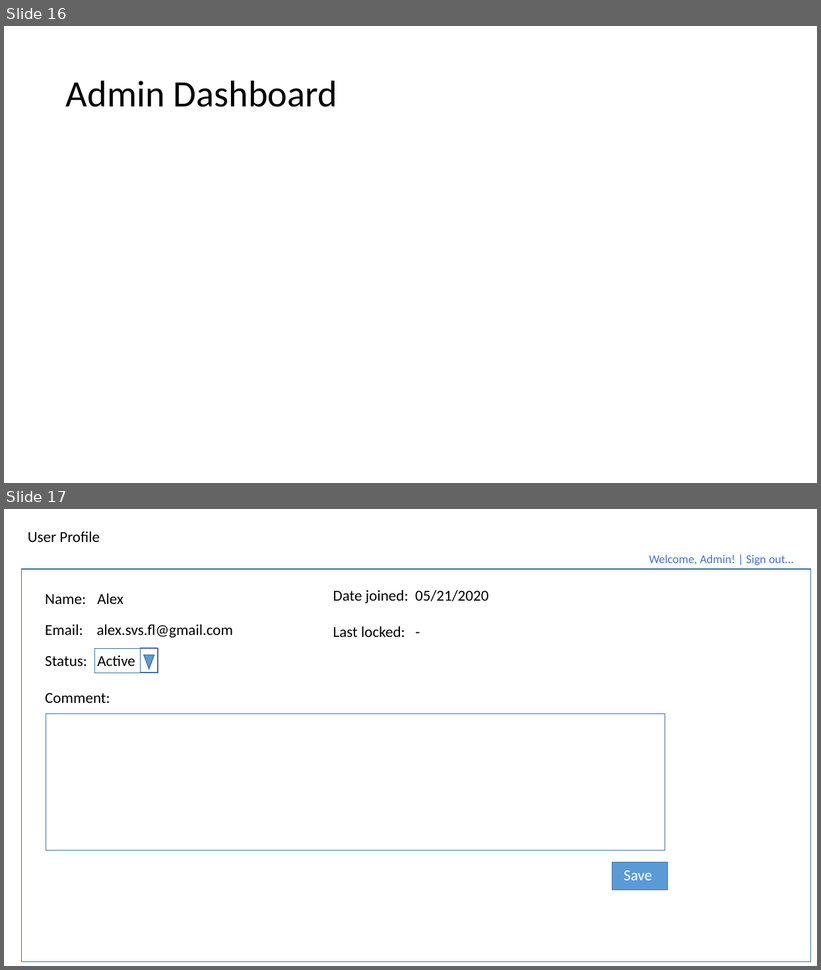
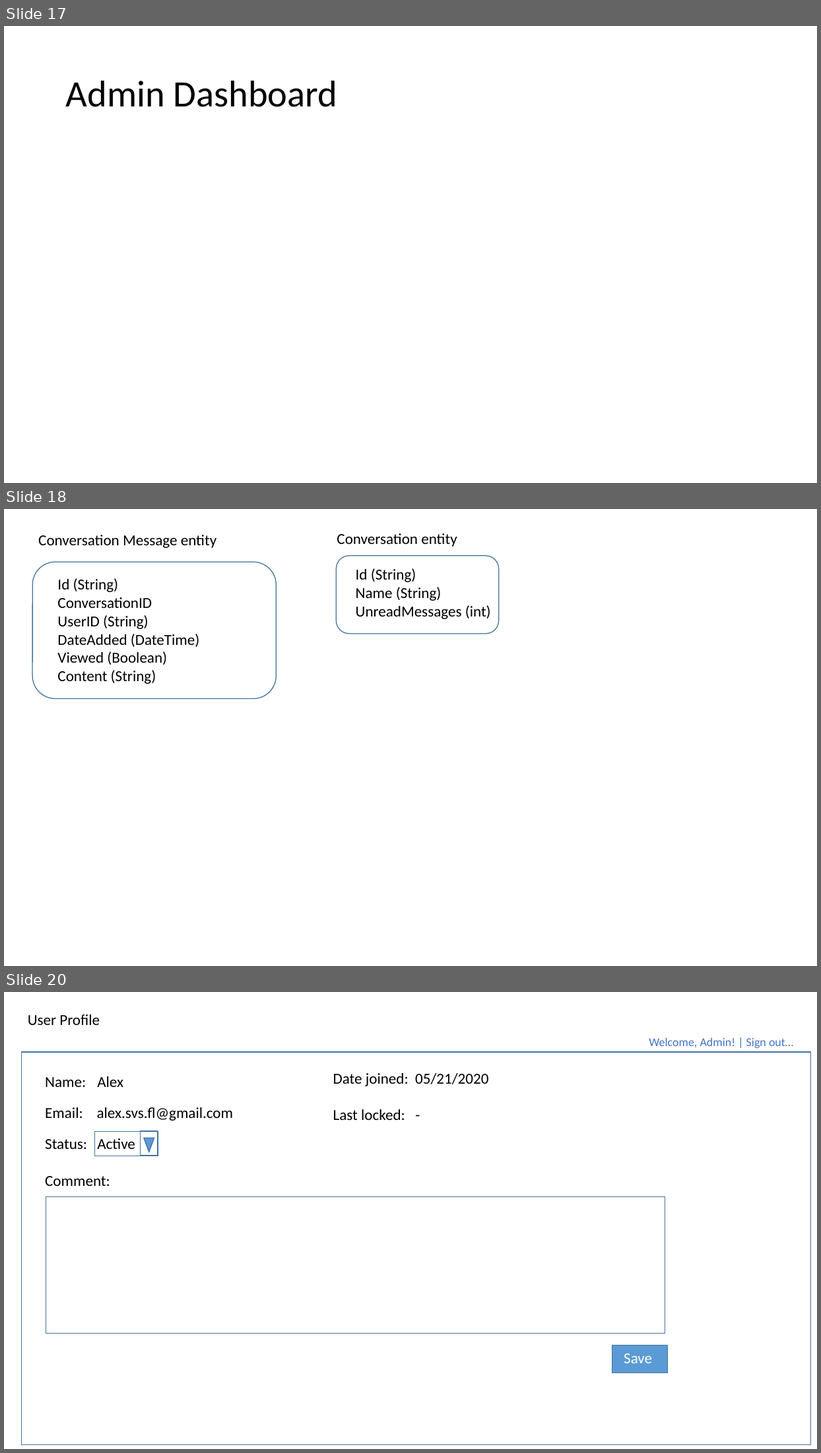
Before and after one commit to AlexanderFlanchik/AvsHost, a slide deck: Specs.pptx. Shown one above the other, each under a label of ours: slides 16 and 17 before the commit, slides 17, 18 and 20 after it; the slides between them are not shown. The pictures are 821x970 and 821x1453 pixels, drawn with LibreOffice and Linux fonts; fonts in the diff are those of the drawing. Boxes give left, top, right and bottom in pixels: in the first picture for what was removed or moved away, otherwise in the second. Text is boxed around its words. In the diff, an @@ line names an element or a change of style, - is before the commit and + after.

Commit message:
User-Admin conversation: part 1

```diff
--- a/Specs.pptx
+++ b/Specs.pptx
@@ slide 18 added at (x1=4, y1=509, x2=817, y2=966), background #FFFFFF @@
@@ text added at (x1=38, y1=535, x2=217, y2=548), 18 pt, text #000000 @@
+Conversation Message entity
@@ text added at (x1=337, y1=533, x2=457, y2=547), 18 pt, text #000000 @@
+Conversation entity
@@ rounded rectangle added at (x1=32, y1=562, x2=277, y2=698), outline #43739E 1 pt @@
@@ rounded rectangle added at (x1=337, y1=556, x2=499, y2=634), outline #43739E 1 pt @@
@@ text added at (x1=57, y1=578, x2=199, y2=684), 18 pt, text #000000 @@
+Id (String)
+ConversationID
+UserID (String)
+DateAdded (DateTime)
+Viewed (Boolean)
+Content (String)
@@ text added at (x1=356, y1=568, x2=491, y2=619), 18 pt, text #000000 @@
+Id (String)
+Name (String)
+UnreadMessages (int)
@@ what was slide 16 is now slide 17 @@
@@ what was slide 17 is now slide 20 @@
```
Also in this commit, not shown: 2 other slides added, 17 other files.
